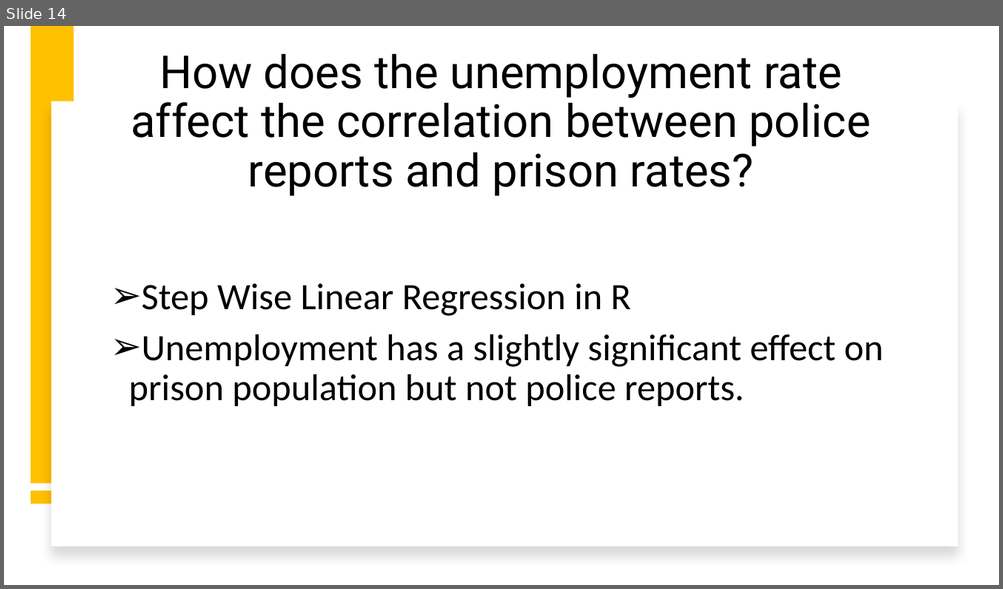
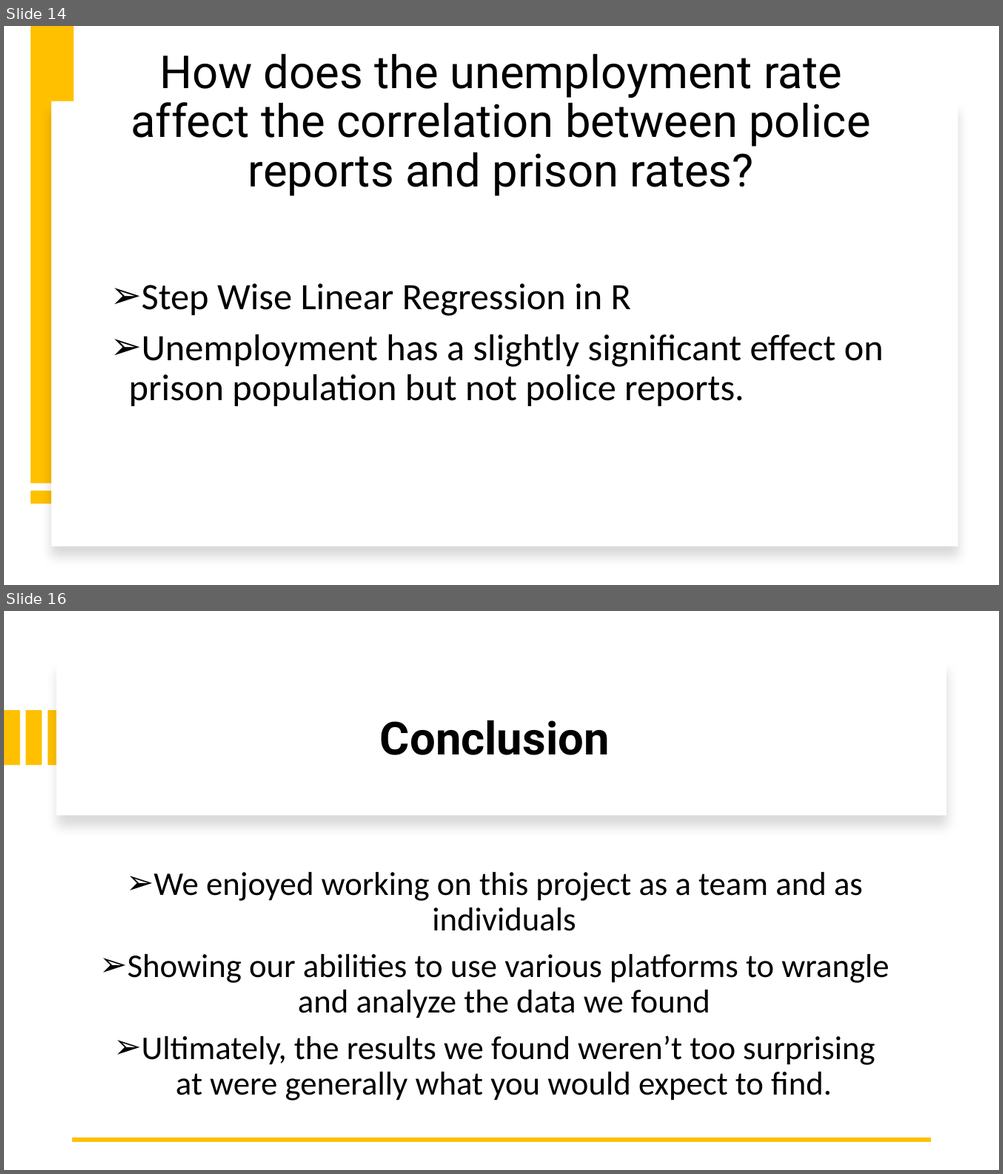
Before and after one commit to Mt122606/Curous-Conquers-, a slide deck: CuriousConquersProject/ProjectPowerpoint1 (1).pptx. Shown one above the other, each under a label of ours: slide 14 before the commit, slides 14 and 16 after it; the slides between them are not shown. The pictures are 1003x589 and 1003x1174 pixels, drawn with LibreOffice and Linux fonts; fonts in the diff are those of the drawing. Boxes give left, top, right and bottom in pixels: in the first picture for what was removed or moved away, otherwise in the second. Text is boxed around its words. In the diff, an @@ line names an element or a change of style, - is before the commit and + after.

```diff
--- a/CuriousConquersProject/ProjectPowerpoint1 (1).pptx
+++ b/CuriousConquersProject/ProjectPowerpoint1 (1).pptx
@@ slide 16 added at [4,611,999,1170], background #FFFFFF @@
@@ rectangle added at [57,661,946,815], fill #FFFFFF @@
@@ rectangle added at [4,710,20,766], fill #FFC000 @@
@@ rectangle added at [25,710,41,766], fill #FFC000 @@
@@ rectangle added at [48,710,64,766], fill #FFC000 @@
@@ title added at [380,720,609,755], 44 pt, text #000000, bold @@
+Conclusion
@@ text added at [128,872,888,1101], 32 pt, text #000000 @@
+➢ We enjoyed working on this project as a team and as individuals
+➢ Showing our abilities to use various platforms to wrangle and analyze the data we found
+➢ Ultimately, the results we found weren’t too surprising at were generally what you would expect to find.
@@ line added from (930, 1140) to (73, 1140), #FFC000 4.5 pt @@
```
Also in this commit, not shown: 6 slides changed, 1 other slide added, 2 slides removed, 1 other file.
